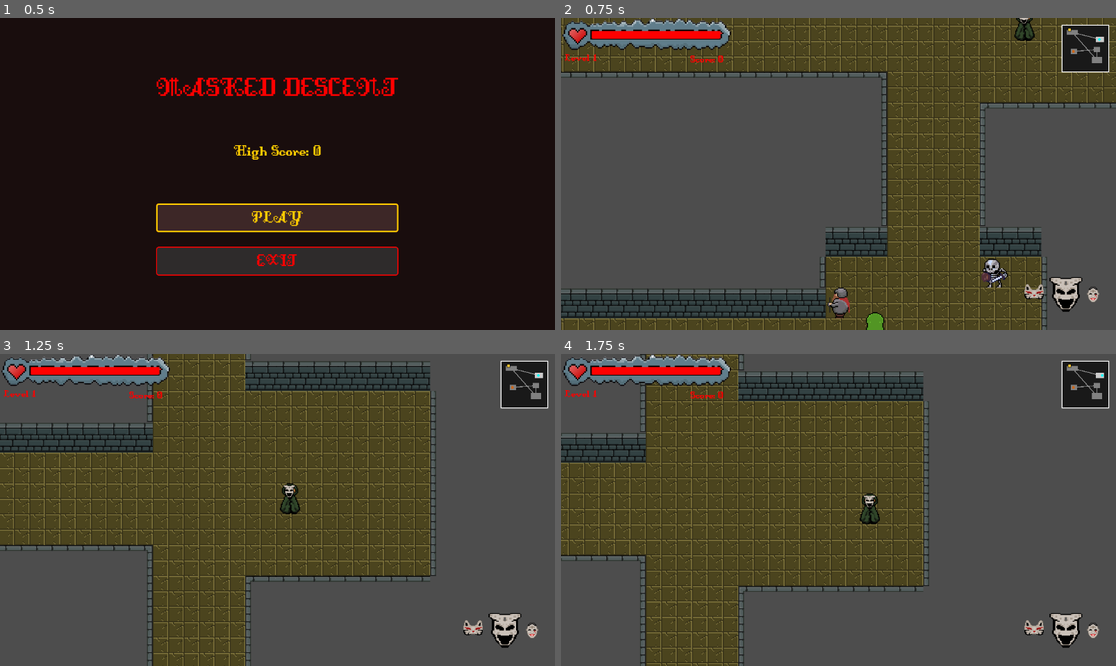
Above: before the commit, frames 1-4 (two rows, left to right).
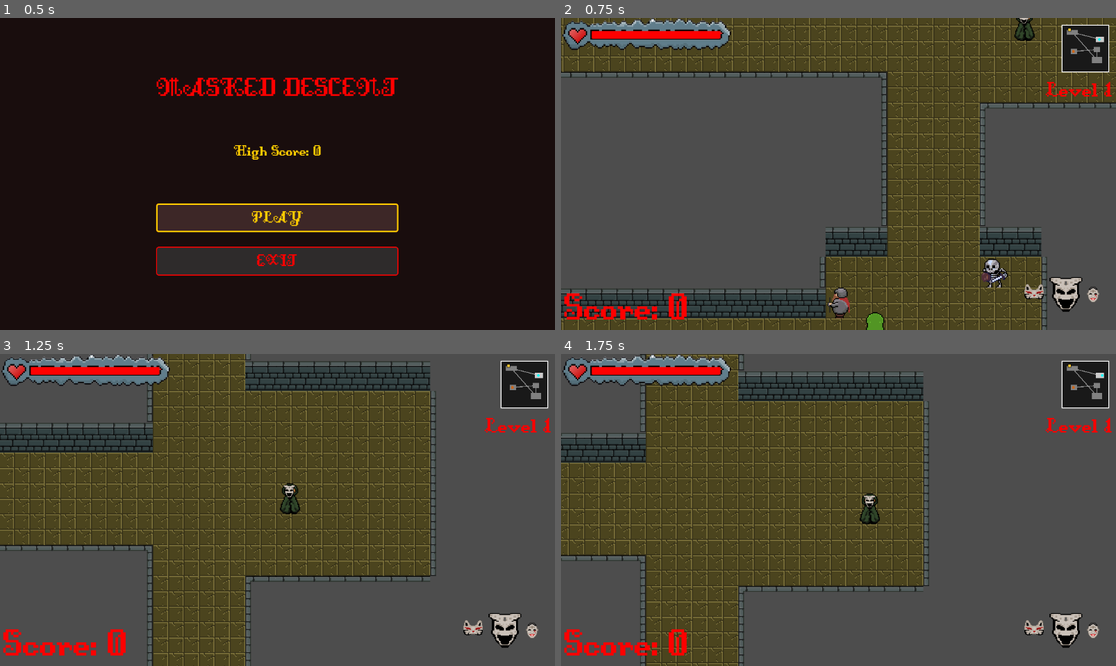
Above: after the commit, the same moments.

Repository: afilipovski/masked-descent
Game: Godot game, scene res://scenes/ui/main_menu.tscn
Same seed, same stepped clock (60 frames per second), same inputs: the game is played once before the commit and once after it. Sound files missing from this copy of the repository are replaced by a short silence.
Inputs:
- Up to frame 1 (0.5 s): no input
- Up to frame 2 (0.75 s): click "PLAY" at 0.5 s
- Up to frame 3 (1.25 s): no input
- Up to frame 4 (1.75 s): tap Enter (ui_accept) at 1.25, 1.52 s; hold D (move_right) from 1.28 s (still down); tap E (Interact) at 1.35 s

Frame 1 is identical in both runs. In frame 2, 1.1% of the frame differs, in the area x 0-100%, y 11-97%; in frame 3, 1.1%; in frame 4, 1.1%.

Commit message:
Scoring UI enhancements

Diff:
--- a/scenes/main.tscn
+++ b/scenes/main.tscn
@@ -150,13 +150,13 @@
 [node name="MaskInventory" parent="UI" unique_id=1103877401 instance=ExtResource("2_mask_inv")]
 
 [node name="DungeonLevelLabel" type="Label" parent="UI" unique_id=286731216]
-offset_left = 7.0
-offset_top = 71.0
-offset_right = 147.0
-offset_bottom = 111.0
-theme_override_colors/font_color = Color(1, 0, 0, 1)
-theme_override_fonts/font = ExtResource("2_dungeon_font")
-theme_override_font_sizes/font_size = 24
+offset_left = 1005.0
+offset_top = 125.0
+offset_right = 1145.0
+offset_bottom = 176.0
+theme_override_colors/font_color = Color(1, 0, 0, 1)
+theme_override_fonts/font = ExtResource("2_dungeon_font")
+theme_override_font_sizes/font_size = 50
 text = "Level 1"
 script = ExtResource("2_level_ui")
 
@@ -195,15 +195,27 @@
 show_percentage = false
 
 [node name="ScoreLabel" type="Label" parent="UI" unique_id=1034201738]
-offset_left = 268.0
-offset_top = 74.0
-offset_right = 408.0
-offset_bottom = 99.0
-theme_override_colors/font_color = Color(1, 0, 0, 1)
-theme_override_fonts/font = ExtResource("2_dungeon_font")
-theme_override_font_sizes/font_size = 24
+offset_left = 5.0
+offset_top = 557.0
+offset_right = 266.0
+offset_bottom = 648.0
+theme_override_colors/font_color = Color(1, 0, 0, 1)
+theme_override_fonts/font = ExtResource("2_dungeon_font")
+theme_override_font_sizes/font_size = 90
 text = "Score: 0"
+vertical_alignment = 1
 script = ExtResource("2_score_ui")
+
+[node name="FloatingScore" type="Label" parent="UI/ScoreLabel" unique_id=44782439]
+visible = false
+layout_mode = 0
+offset_left = 30.0
+offset_right = 130.0
+offset_bottom = 50.0
+theme_override_colors/font_color = Color(0, 1, 0, 1)
+theme_override_fonts/font = ExtResource("2_dungeon_font")
+theme_override_font_sizes/font_size = 50
+text = "+10"
 
 [node name="GameOverScreen" type="Control" parent="UI" unique_id=491549925]
 layout_mode = 3
--- a/scripts/game_state.gd
+++ b/scripts/game_state.gd
@@ -8,7 +8,7 @@
 const BOSS_LEVEL_INTERVAL: int = 5
 
 signal level_changed(new_level: int)
-signal score_changed(new_score: int)
+signal score_changed(new_score: int, points_added: int)
 signal high_score_changed(new_high_score: int)
 
 func _ready() -> void:
@@ -18,7 +18,7 @@
 	dungeon_level = 1
 	score = 0
 	level_changed.emit(dungeon_level)
-	score_changed.emit(score)
+	score_changed.emit(score, 0)
 
 func increment_level() -> void:
 	dungeon_level += 1
@@ -29,7 +29,7 @@
 
 func add_score(points: int) -> void:
 	score += points
-	score_changed.emit(score)
+	score_changed.emit(score, points)
 	if score > high_score:
 		high_score = score
 		save_high_score()
--- a/scripts/score_ui.gd
+++ b/scripts/score_ui.gd
@@ -1,11 +1,83 @@
 extends Label
 
+@onready var floating_score_label: Label = $FloatingScore
+
+var current_displayed_score: int = 0
+var target_score: int = 0
+var counting_tween: Tween = null
+
+# Animation settings
+const COUNT_DURATION = 0.4
+const PULSE_SCALE = 1.2
+const PULSE_DURATION = 0.3
+const FLASH_COLOR = Color(1, 1, 0, 1) # Yellow flash
+const ORIGINAL_COLOR = Color(1, 0, 0, 1) # Red
+const FLOAT_DISTANCE = 40.0
+const FLOAT_DURATION = 1.0
+
 func _ready() -> void:
+	current_displayed_score = GameState.score
 	update_score_display(GameState.score)
 	GameState.score_changed.connect(_on_score_changed)
 
-func _on_score_changed(new_score: int) -> void:
-	update_score_display(new_score)
+func _on_score_changed(new_score: int, points_added: int) -> void:
+	if points_added > 0:
+		spawn_floating_score(points_added)
+		animate_score_increase(new_score)
+	else:
+		# If no points added (e.g., reset), just update instantly
+		current_displayed_score = new_score
+		update_score_display(new_score)
 
 func update_score_display(score_value: int) -> void:
 	text = "Score: %d" % score_value
+
+func animate_score_increase(new_score: int) -> void:
+	# Cancel any existing counting animation
+	if counting_tween and counting_tween.is_valid():
+		counting_tween.kill()
+
+	target_score = new_score
+
+	# Create tween for counting animation
+	counting_tween = create_tween()
+	counting_tween.set_parallel(false)
+
+	# Count up from current to new score
+	counting_tween.tween_method(
+		func(value: float):
+			current_displayed_score = int(value)
+			update_score_display(current_displayed_score),
+		float(current_displayed_score),
+		float(target_score),
+		COUNT_DURATION
+	).set_trans(Tween.TRANS_CUBIC).set_ease(Tween.EASE_OUT)
+
+	# Pulse scale effect (parallel with counting)
+	var pulse_tween = create_tween()
+	pulse_tween.set_parallel(false)
+	pulse_tween.tween_property(self , "scale", Vector2(PULSE_SCALE, PULSE_SCALE), PULSE_DURATION * 0.5)
+	pulse_tween.tween_property(self , "scale", Vector2.ONE, PULSE_DURATION * 0.5)
+
+	# Color flash effect
+	var color_tween = create_tween()
+	color_tween.set_parallel(false)
+	color_tween.tween_property(self , "modulate", FLASH_COLOR, PULSE_DURATION * 0.3)
+	color_tween.tween_property(self , "modulate", ORIGINAL_COLOR, PULSE_DURATION * 0.7)
+
+func spawn_floating_score(points: int) -> void:
+	if not floating_score_label:
+		return
+
+	# Set the text to show the points gained
+	floating_score_label.text = "+%d" % points
+	floating_score_label.modulate = Color(0, 1, 0, 1) # Green color
+	floating_score_label.position = Vector2(0, 0)
+	floating_score_label.visible = true
+
+	# Animate the floating label
+	var float_tween = create_tween()
+	float_tween.set_parallel(true)
+	float_tween.tween_property(floating_score_label, "position:y", -FLOAT_DISTANCE, FLOAT_DURATION).set_trans(Tween.TRANS_QUAD).set_ease(Tween.EASE_OUT)
+	float_tween.tween_property(floating_score_label, "modulate:a", 0.0, FLOAT_DURATION).set_trans(Tween.TRANS_QUAD).set_ease(Tween.EASE_IN)
+	float_tween.finished.connect(func(): floating_score_label.visible = false)
